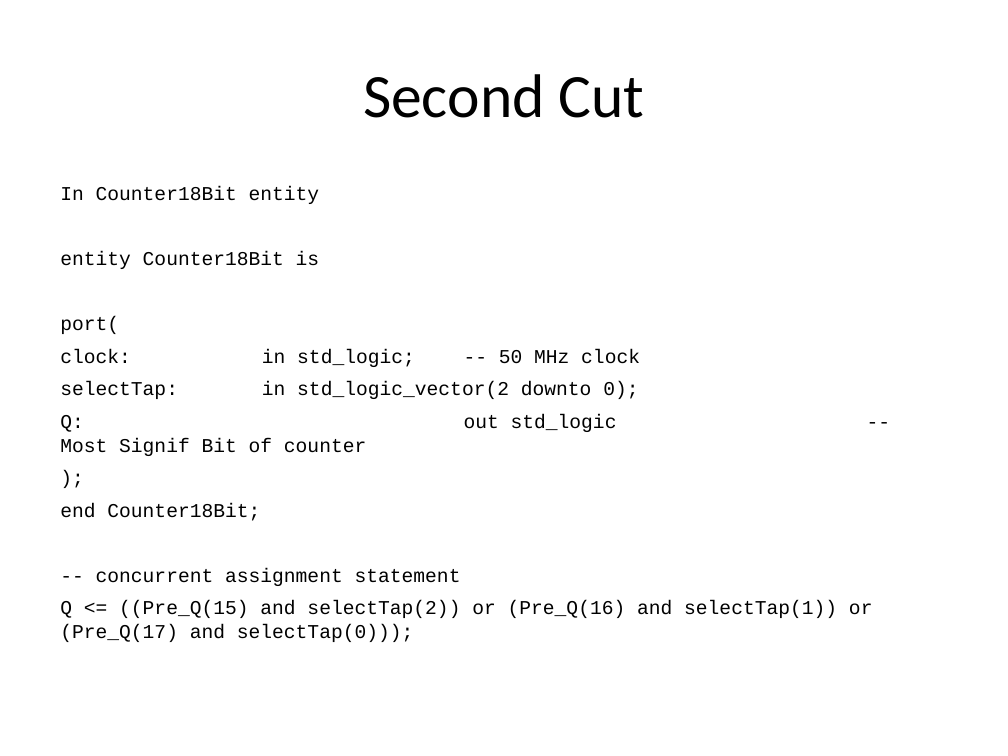
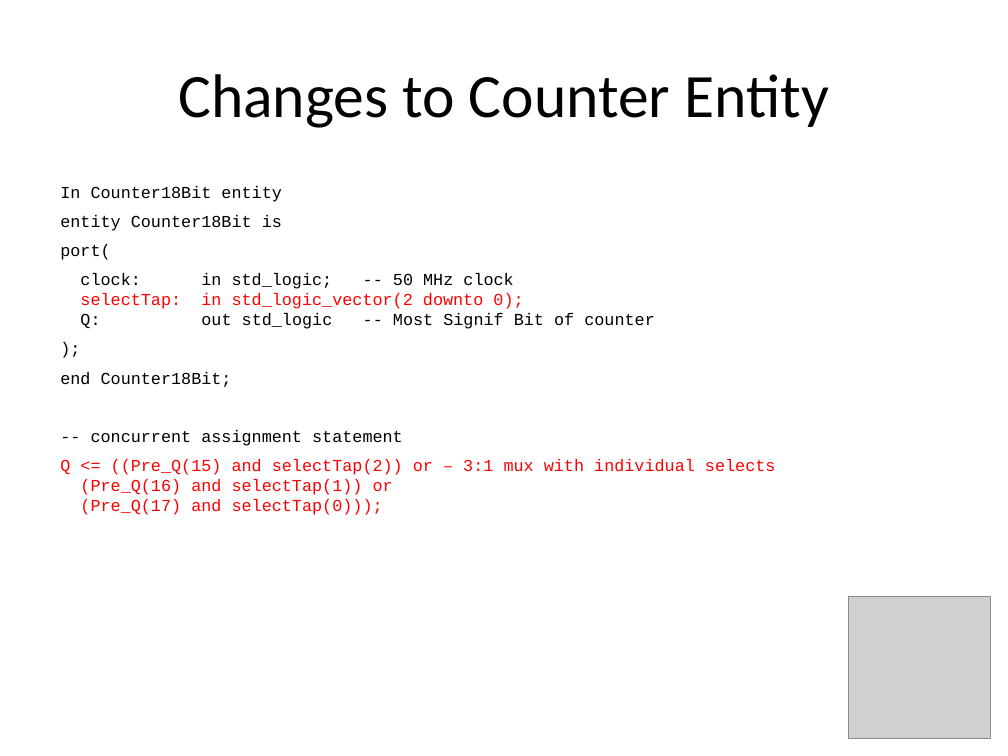
Before and after one commit to douggilliland/MultiComp, a slide deck: slide 19 of MultiComp (VHDL Template)/Components/SoundGen/Documentation/Sound Generator.pptx (slide 15 before the commit). Drawn at 1008x756 pixels with LibreOffice and Linux fonts; fonts in the diff are those of the drawing; grey boxes stand for pictures. Boxes give left, top, right and bottom in pixels: in the first picture for what was removed or moved away, otherwise in the second. Text is boxed around its words. In the diff, an @@ line names an element or a change of style, - is before the commit and + after.

```diff
--- a/MultiComp (VHDL Template)/Components/SoundGen/Documentation/Sound Generator.pptx
+++ b/MultiComp (VHDL Template)/Components/SoundGen/Documentation/Sound Generator.pptx
@@ text at [178,74,829,128]: text changed @@
-Second Cut
+Changes to Counter Entity
@@ text at [60,186,403,446]: size 14 to 12 pt in "In Counter18Bit entity", "entity Counter18Bit is", "port(", ");" and 2 more places @@
@@ text at [80,273,655,329]: text changed; size 14 to 12 pt @@
-clock: in std_logic; -- 50 MHz clock
-selectTap: in std_logic_vector(2 downto 0);
-Q: out std_logic -- Most Signif Bit of counter
+clock: in std_logic; -- 50 MHz clock
+selectTap: in std_logic_vector(2 downto 0);
+Q: out std_logic -- Most Signif Bit of counter
@@ text at [60,459,776,515]: text changed; size 14 to 12 pt; text colour #000000 to #FF0000 @@
-Q <= ((Pre_Q(15) and selectTap(2)) or (Pre_Q(16) and selectTap(1)) or (Pre_Q(17) and selectTap(0)));
+Q <= ((Pre_Q(15) and selectTap(2)) or – 3:1 mux with individual selects
+(Pre_Q(16) and selectTap(1)) or
+(Pre_Q(17) and selectTap(0)));
@@ picture added at [849,597,991,739] @@
```
Also in this commit, not shown: 30 other slides changed, 27 slides added, 1 slide removed, 5 other files.
